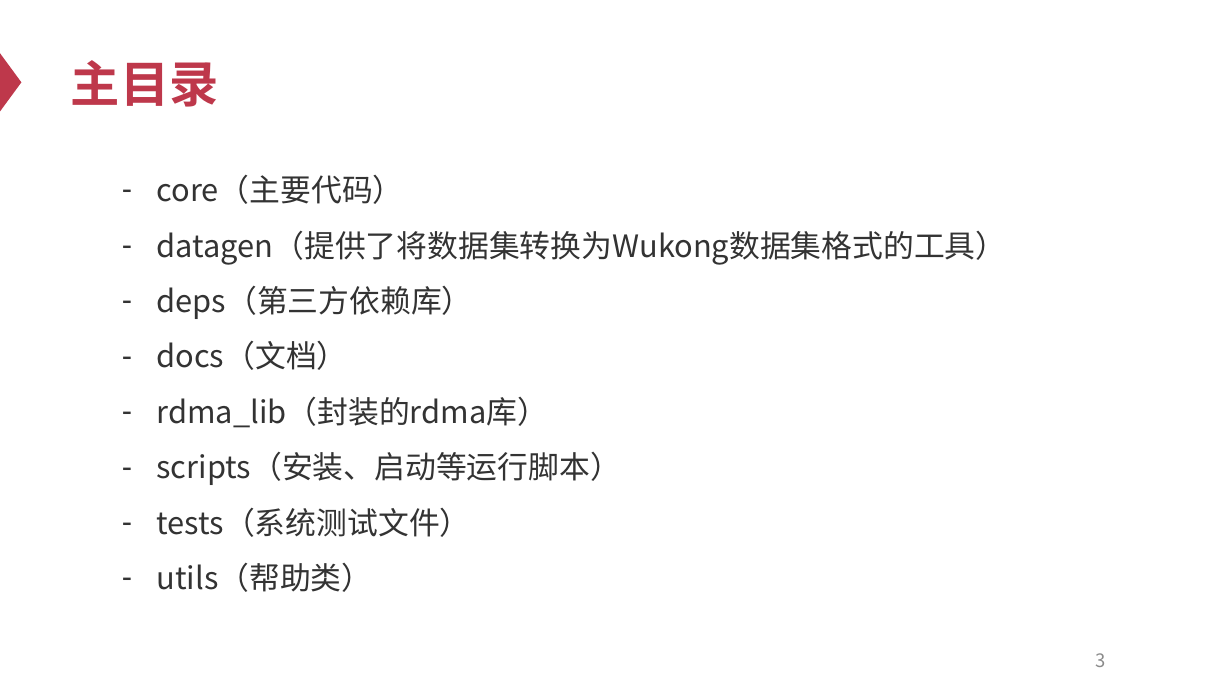
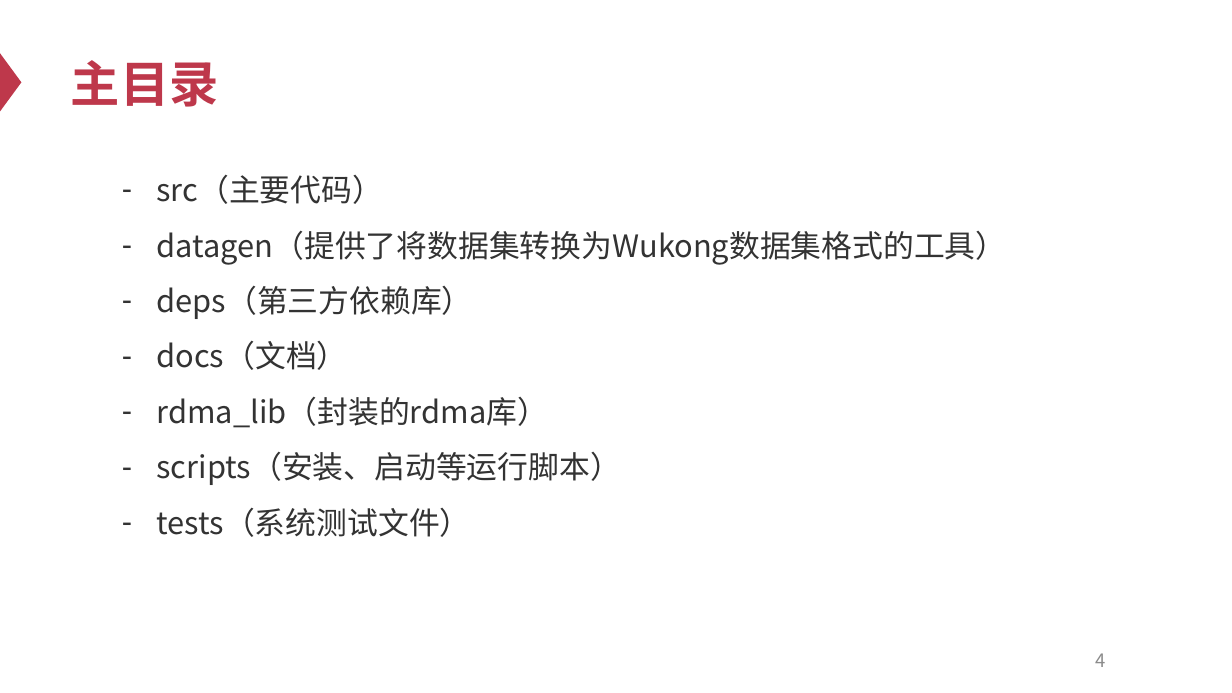
Before and after one commit to SJTU-IPADS/wukong, a slide deck: slide 4 of docs/wukong介绍.pptx (slide 3 before the commit). Drawn at 1232x693 pixels with LibreOffice and Linux fonts; fonts in the diff are those of the drawing. Boxes give left, top, right and bottom in pixels: in the first picture for what was removed or moved away, otherwise in the second. Text is boxed around its words. In the diff, an @@ line names an element or a change of style, - is before the commit and + after.

```diff
--- a/docs/wukong介绍.pptx
+++ b/docs/wukong介绍.pptx
@@ text at (157, 175, 384, 204): text changed @@
-– core（主要代码）
+– src（主要代码）
@@ text at (157, 563, 373, 592): paragraph removed @@
-– utils（帮助类）
@@ page number at (1095, 653, 1105, 667): text changed @@
-3
+4
```
Also in this commit, not shown: 2 other slides changed, 4 slides added, 1 other file.
